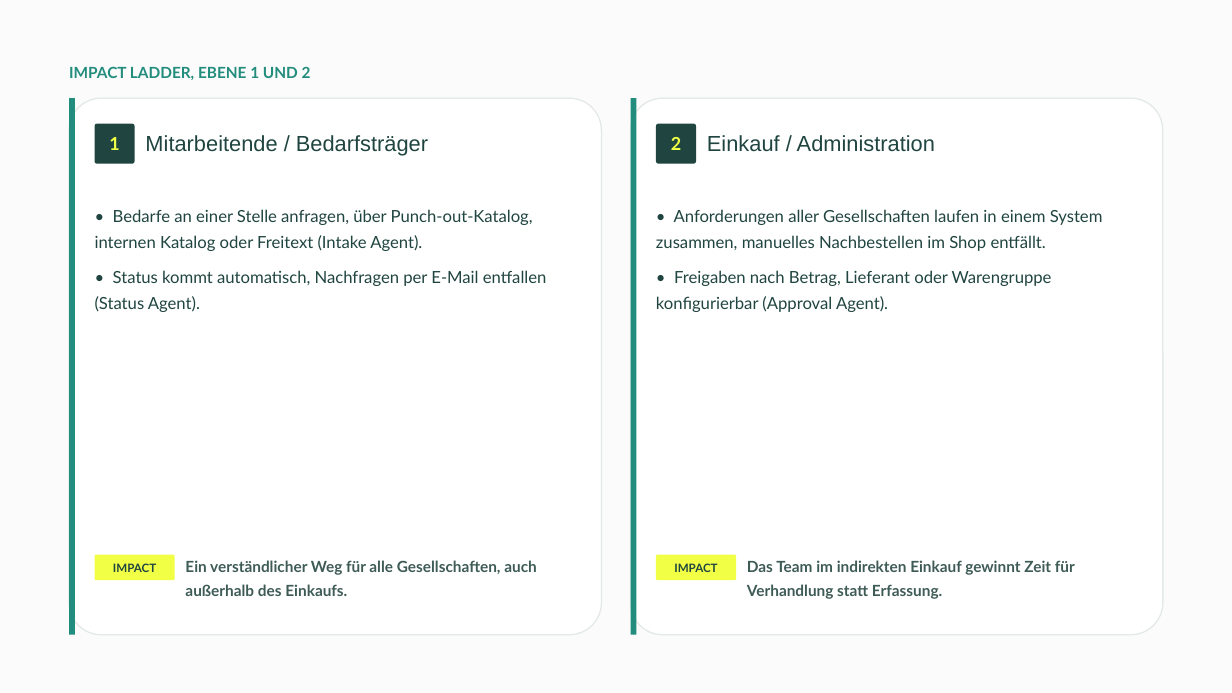
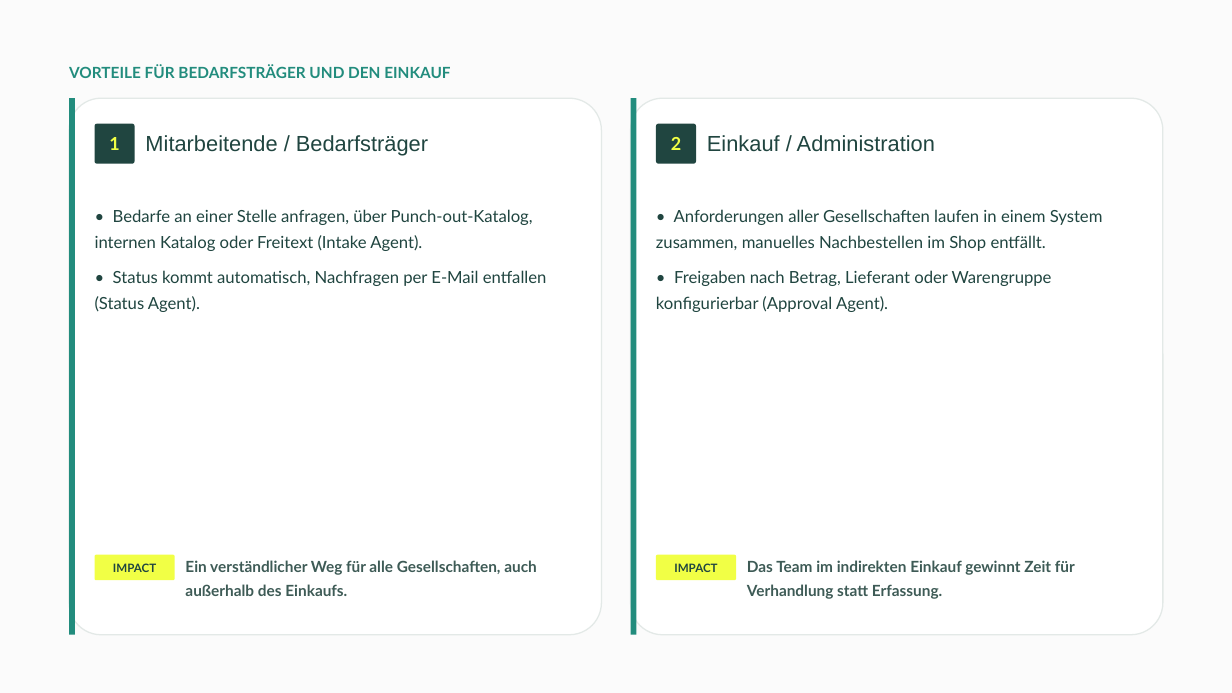
Before and after one commit to moritzhivebuy/new, a slide deck: slide 4 of .claude/skills/impact-ladder-pdf/output/2026-08-24-impact-ladder-techniropa.pptx (slide 3 before the commit). Drawn at 1232x693 pixels with LibreOffice and Linux fonts; fonts in the diff are those of the drawing. Boxes give left, top, right and bottom in pixels: in the first picture for what was removed or moved away, otherwise in the second. Text is boxed around its words. In the diff, an @@ line names an element or a change of style, - is before the commit and + after.

```diff
--- a/.claude/skills/impact-ladder-pdf/output/2026-08-24-impact-ladder-techniropa.pptx
+++ b/.claude/skills/impact-ladder-pdf/output/2026-08-24-impact-ladder-techniropa.pptx
@@ text at <box>69,64,450,78</box>: text changed @@
-IMPACT LADDER, EBENE 1 UND 2
+VORTEILE FÜR BEDARFSTRÄGER UND DEN EINKAUF
```
Also in this commit, not shown: 2 other slides changed, 1 slide added, 4 other files.
